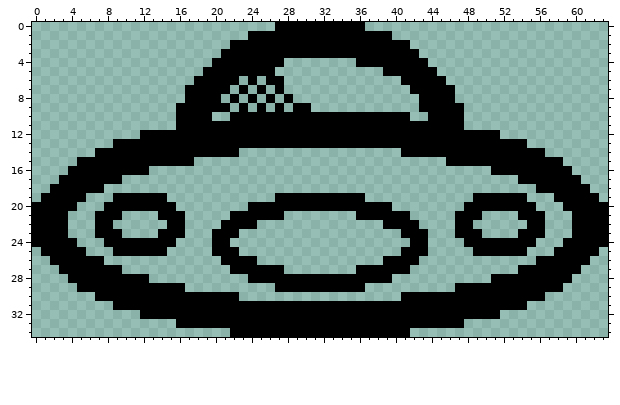
File history of a pixel-art sprite, source/enemy.png. Above, as it was before the edit.
The file is 64x35 pixels.
After:
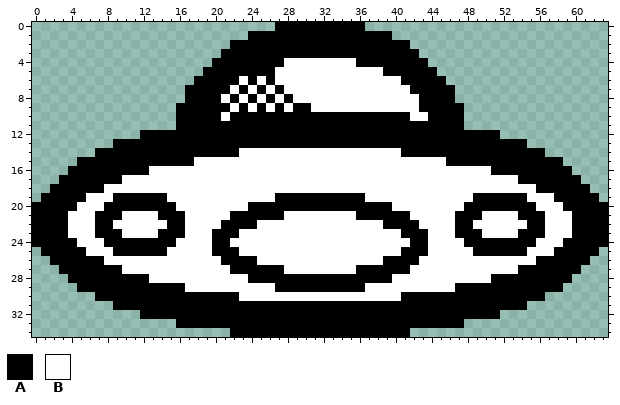
Palette (. is transparent): A #000000  B #ffffff
From old to new:
@@ x 18..45 @@
  3 ...AAAAAAAAAAAAAAAAAAAAAA...
- 4 ..AAAAAAAA........AAAAAAAA..
- 5 .AAAAAAAA............AAAAAA.
- 6 AAAAA.A.AA.............AAAAA
- 7 AAAA.A.A.A..............AAAA
- 8 AAA.A.A.A.A..............AAA
- 9 AAAA.A.A.A.AA............AAA
-10 AA..AAAAAAAAAAAAAAAAAAAA..AA
+ 4 ..AAAAAAAABBBBBBBBAAAAAAAA..
+ 5 .AAAAAAAABBBBBBBBBBBBAAAAAA.
+ 6 AAAAABABABBBBBBBBBBBBBBAAAAA
+ 7 AAAABABABABBBBBBBBBBBBBBAAAA
+ 8 AAABABABABABBBBBBBBBBBBBBAAA
+ 9 AAAABABABABAABBBBBBBBBBBBAAA
+10 AAABAAAAAAAAAAAAAAAAAAAABBAA
 11 AAAAAAAAAAAAAAAAAAAAAAAAAAAA
@@ x 0..63 @@
 13 .........AAAAAAAAAAAAAAAAAAAAAAAAAAAAAAAAAAAAAAAAAAAAAA.........
-14 .......AAAAAAAAAAAAAAAA..................AAAAAAAAAAAAAAAA.......
-15 .....AAAAAAAAAAAAA............................AAAAAAAAAAAAA.....
-16 ....AAAAAAAAA......................................AAAAAAAAA....
-17 ...AAAAAAA............................................AAAAAAA...
-18 ..AAAAAA................................................AAAAAA..
-19 .AAAAA...AAAAAA............AAAAAAAAAA............AAAAAA...AAAAA.
-20 AAAAA...AAAAAAAA........AAAAAAAAAAAAAAAA........AAAAAAAA...AAAAA
-21 AAAA...AAA....AAA.....AAAAAA........AAAAAA.....AAA....AAA...AAAA
-22 AAAA...AA......AA....AAAA..............AAAA....AA......AA...AAAA
-23 AAAA...AAA....AAA...AAA..................AAA...AAA....AAA...AAAA
-24 AAAAA...AAAAAAAA....AA....................AA....AAAAAAAA...AAAAA
-25 .AAAAA...AAAAAA.....AAA..................AAA.....AAAAAA...AAAAA.
-26 ..AAAAAA.............AAAA..............AAAA.............AAAAAA..
-27 ...AAAAAAA............AAAAAA........AAAAAA............AAAAAAA...
-28 ....AAAAAAAAA...........AAAAAAAAAAAAAAAA...........AAAAAAAAA....
-29 .....AAAAAAAAAAAA..........AAAAAAAAAA..........AAAAAAAAAAAA.....
-30 .......AAAAAAAAAAAAAAAA..................AAAAAAAAAAAAAAAA.......
+14 .......AAAAAAAAAAAAAAAABBBBBBBBBBBBBBBBBBAAAAAAAAAAAAAAAA.......
+15 .....AAAAAAAAAAAAABBBBBBBBBBBBBBBBBBBBBBBBBBBBAAAAAAAAAAAAA.....
+16 ....AAAAAAAAABBBBBBBBBBBBBBBBBBBBBBBBBBBBBBBBBBBBBBAAAAAAAAA....
+17 ...AAAAAAABBBBBBBBBBBBBBBBBBBBBBBBBBBBBBBBBBBBBBBBBBBBAAAAAAA...
+18 ..AAAAAABBBBBBBBBBBBBBBBBBBBBBBBBBBBBBBBBBBBBBBBBBBBBBBBAAAAAA..
+19 .AAAAABBBAAAAAABBBBBBBBBBBBAAAAAAAAAABBBBBBBBBBBBAAAAAABBBAAAAA.
+20 AAAAABBBAAAAAAAABBBBBBBBAAAAAAAAAAAAAAAABBBBBBBBAAAAAAAABBBAAAAA
+21 AAAABBBAAABBBBAAABBBBBAAAAAABBBBBBBBAAAAAABBBBBAAABBBBAAABBBAAAA
+22 AAAABBBAABBBBBBAABBBBAAAABBBBBBBBBBBBBBAAAABBBBAABBBBBBAABBBAAAA
+23 AAAABBBAAABBBBAAABBBAAABBBBBBBBBBBBBBBBBBAAABBBAAABBBBAAABBBAAAA
+24 AAAAABBBAAAAAAAABBBBAABBBBBBBBBBBBBBBBBBBBAABBBBAAAAAAAABBBAAAAA
+25 .AAAAABBBAAAAAABBBBBAAABBBBBBBBBBBBBBBBBBAAABBBBBAAAAAABBBAAAAA.
+26 ..AAAAAABBBBBBBBBBBBBAAAABBBBBBBBBBBBBBAAAABBBBBBBBBBBBBAAAAAA..
+27 ...AAAAAAABBBBBBBBBBBBAAAAAABBBBBBBBAAAAAABBBBBBBBBBBBAAAAAAA...
+28 ....AAAAAAAAABBBBBBBBBBBAAAAAAAAAAAAAAAABBBBBBBBBBBAAAAAAAAA....
+29 .....AAAAAAAAAAAABBBBBBBBBBAAAAAAAAAABBBBBBBBBBAAAAAAAAAAAA.....
+30 .......AAAAAAAAAAAAAAAABBBBBBBBBBBBBBBBBBAAAAAAAAAAAAAAAA.......
 31 .........AAAAAAAAAAAAAAAAAAAAAAAAAAAAAAAAAAAAAAAAAAAAAA.........
Pixel boxes of the changes (left, top, right, bottom) in both pictures:
changed: (68, 58, 572, 301)
